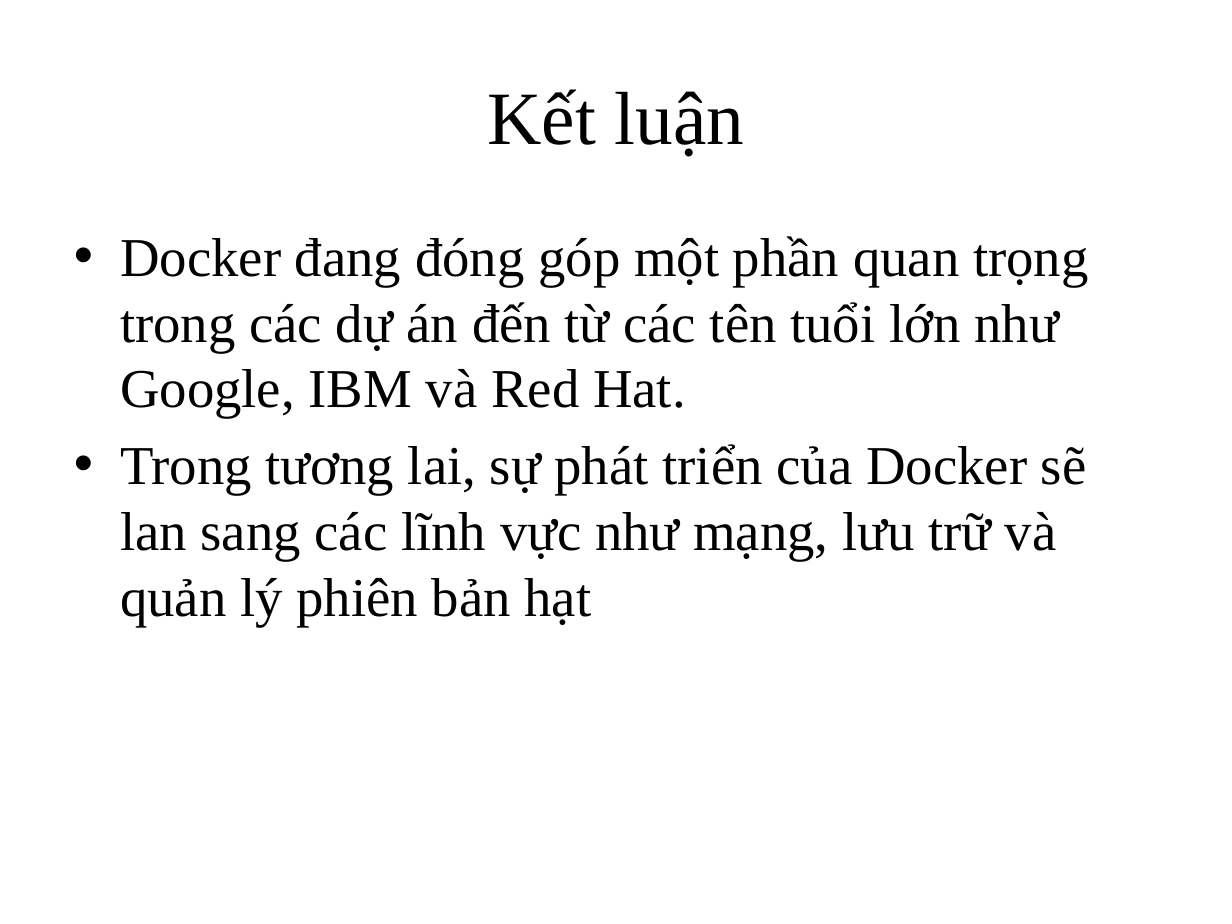
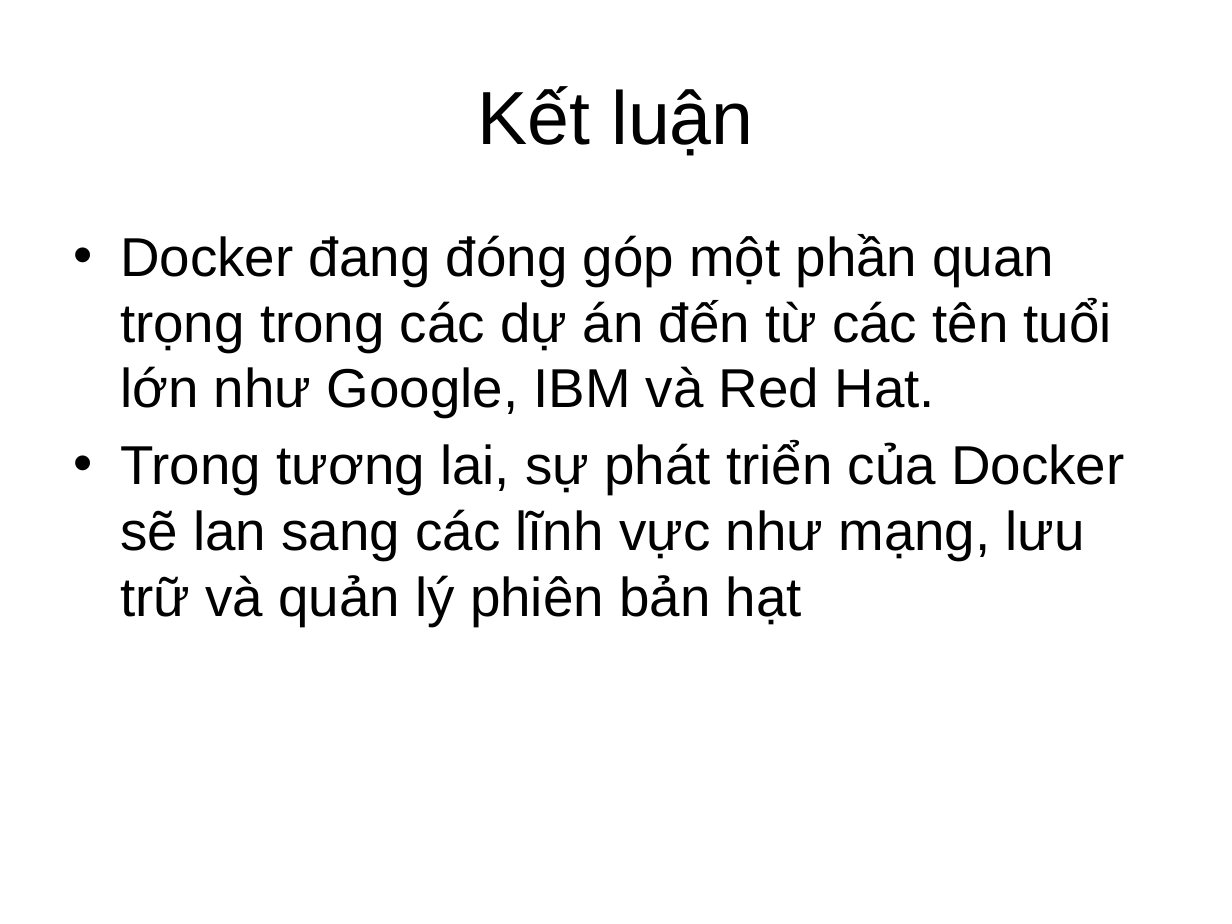
Before and after one commit to sonnv56/Mon-CVDHD-2014, a slide deck: slide 9 of Vu_Dinh_Thang/Docker.pptx. Drawn at 1232x924 pixels with LibreOffice and Linux fonts; fonts in the diff are those of the drawing. Boxes give left, top, right and bottom in pixels: in the first picture for what was removed or moved away, otherwise in the second. Text is boxed around its words. In the diff, an @@ line names an element or a change of style, - is before the commit and + after.

```diff
--- a/Vu_Dinh_Thang/Docker.pptx
+++ b/Vu_Dinh_Thang/Docker.pptx
@@ title "Kết luận" at [478,86,753,156]: font Times New Roman to Arial @@
@@ text "Docker đang đóng góp một ..." at [120,234,1124,626]: font Times New Roman to Arial @@
```
Also in this commit, not shown: 8 other slides changed, 1 other file.
